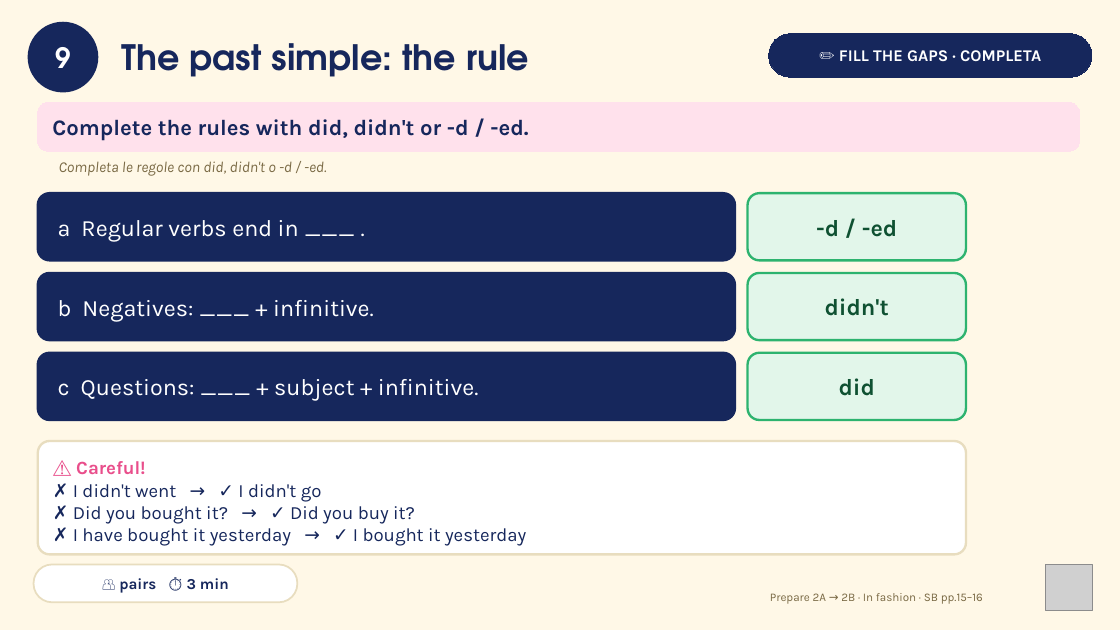
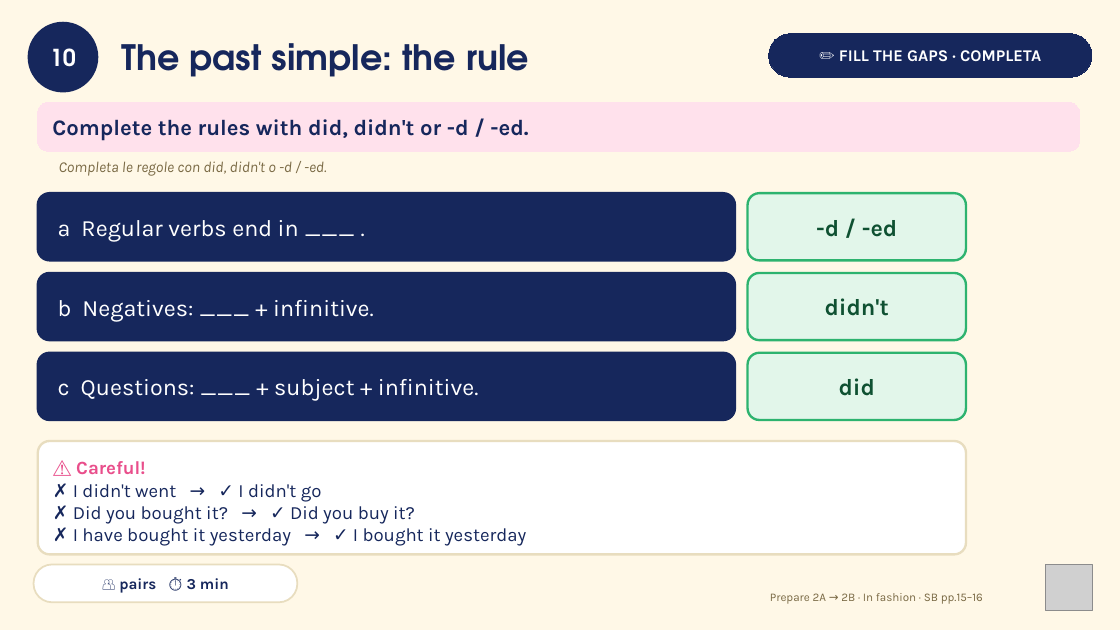
Before and after one commit to londonlanguageschool/Bagheria-, a slide deck: slide 10 of materials/PREP/PREP_2A-2B_In_fashion_then_and_now.pptx (slide 9 before the commit). Drawn at 1120x630 pixels with LibreOffice and Linux fonts; fonts in the diff are those of the drawing; grey boxes stand for pictures. Boxes give left, top, right and bottom in pixels: in the first picture for what was removed or moved away, otherwise in the second. Text is boxed around its words. In the diff, an @@ line names an element or a change of style, - is before the commit and + after.

```diff
--- a/materials/PREP/PREP_2A-2B_In_fashion_then_and_now.pptx
+++ b/materials/PREP/PREP_2A-2B_In_fashion_then_and_now.pptx
@@ text in ellipse at <box>50,48,76,67</box>: text changed; size 24 to 20 pt @@
-9
+10
```
Also in this commit, not shown: 8 other slides changed, 2 slides added, 1 slide removed.
